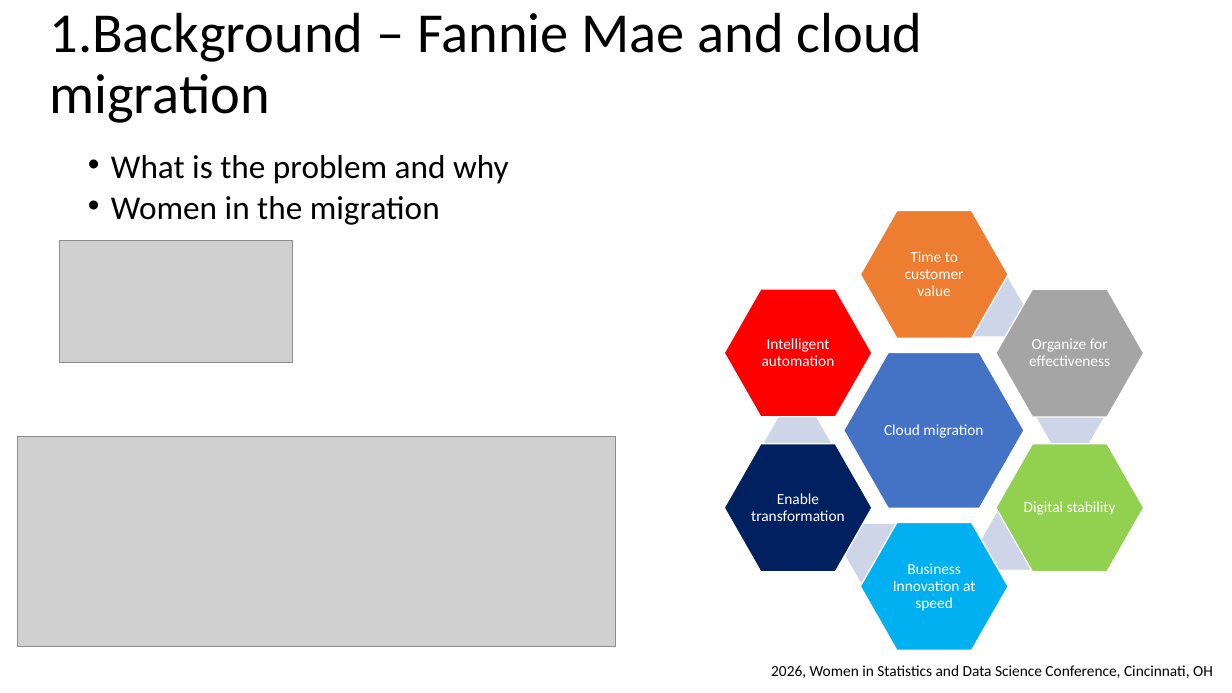
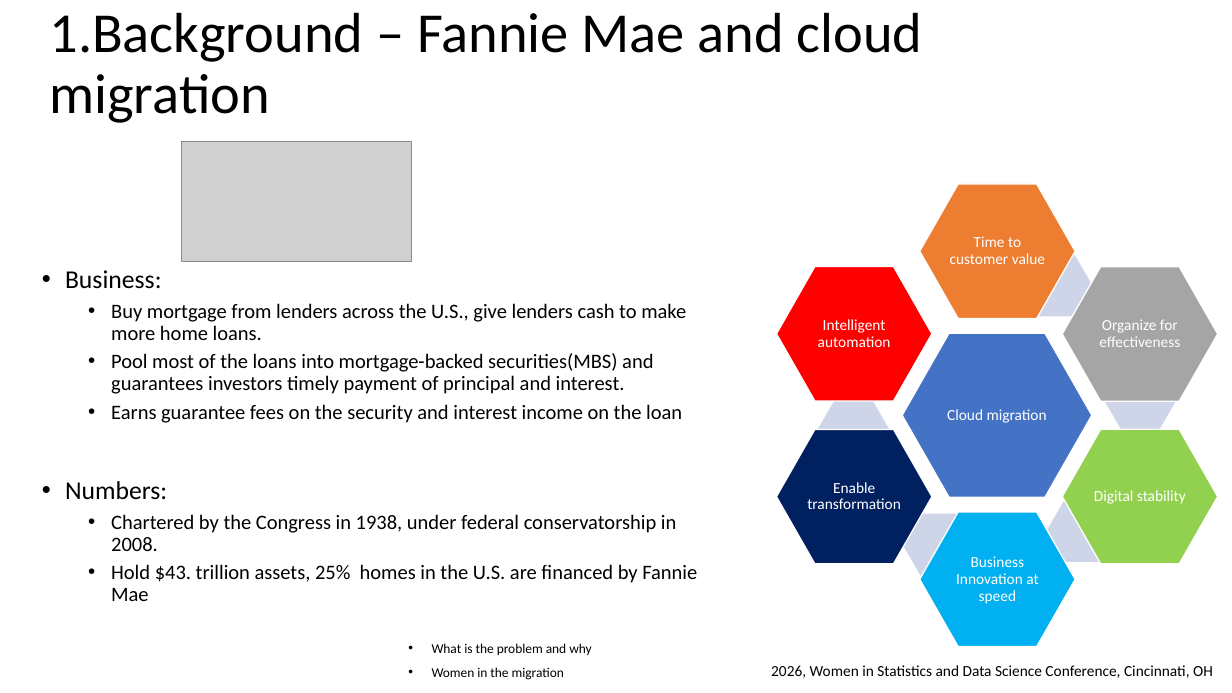
Before and after one commit to wx2123/WSDS-2026-OH, a slide deck: slide 3 of 2026 WSDS - Wujian Xue.pptx. Drawn at 1232x693 pixels with LibreOffice and Linux fonts; fonts in the diff are those of the drawing; grey boxes stand for pictures. Boxes give left, top, right and bottom in pixels: in the first picture for what was removed or moved away, otherwise in the second. Text is boxed around its words. In the diff, an @@ line names an element or a change of style, - is before the commit and + after.

Commit message:
10.16 commit

```diff
--- a/2026 WSDS - Wujian Xue.pptx
+++ b/2026 WSDS - Wujian Xue.pptx
@@ picture resized from (x1=60, y1=240, x2=293, y2=362) to (x1=182, y1=141, x2=411, y2=262) @@
@@ hexagon resized from (x1=860, y1=211, x2=1008, y2=338) to (x1=920, y1=184, x2=1075, y2=319) @@
@@ text "Time to customer value" rewrapped from (x1=905, y1=251, x2=964, y2=296) to (x1=950, y1=236, x2=1045, y2=264) @@
@@ hexagon resized from (x1=725, y1=289, x2=872, y2=417) to (x1=776, y1=266, x2=932, y2=401) @@
@@ hexagon resized from (x1=957, y1=278, x2=1025, y2=336) to (x1=1021, y1=255, x2=1092, y2=317) @@
@@ hexagon resized from (x1=996, y1=289, x2=1144, y2=417) to (x1=1063, y1=267, x2=1218, y2=402) @@
@@ text added at (x1=65, y1=270, x2=697, y2=601), 16 pt, text #000000 @@
+• Business:
+  • Buy mortgage from lenders across the U.S., give lenders cash to make more home loans.
+  • Pool most of the loans into mortgage-backed securities(MBS) and guarantees investors timely payment of principal and interest.
+  • Earns guarantee fees on the security and interest income on the loan
+• Numbers:
+  • Chartered by the Congress in 1938, under federal conservatorship in 2008.
+  • Hold $43. trillion assets, 25% homes in the U.S. are financed by Fannie Mae
@@ text "Intelligent automation" moved from (x1=762, y1=338, x2=835, y2=366) to (x1=818, y1=319, x2=891, y2=347) @@
@@ text "Organize for effectiveness" moved from (x1=1029, y1=338, x2=1110, y2=366) to (x1=1099, y1=319, x2=1180, y2=347) @@
@@ hexagon resized from (x1=844, y1=352, x2=1024, y2=508) to (x1=902, y1=334, x2=1092, y2=498) @@
@@ text "Cloud migration" moved from (x1=884, y1=424, x2=983, y2=438) to (x1=947, y1=409, x2=1047, y2=423) @@
@@ hexagon resized from (x1=1036, y1=387, x2=1104, y2=445) to (x1=1104, y1=370, x2=1176, y2=432) @@
@@ hexagon resized from (x1=763, y1=414, x2=832, y2=472) to (x1=818, y1=398, x2=889, y2=460) @@
@@ picture removed at (x1=18, y1=436, x2=616, y2=647) @@
@@ hexagon resized from (x1=725, y1=444, x2=872, y2=571) to (x1=776, y1=430, x2=932, y2=565) @@
@@ hexagon resized from (x1=996, y1=444, x2=1144, y2=571) to (x1=1063, y1=430, x2=1218, y2=565) @@
@@ text "Enable transformation" moved from (x1=751, y1=493, x2=845, y2=521) to (x1=807, y1=482, x2=901, y2=509) @@
@@ text "Digital stability" moved from (x1=1024, y1=501, x2=1116, y2=515) to (x1=1094, y1=490, x2=1186, y2=504) @@
@@ hexagon resized from (x1=982, y1=511, x2=1050, y2=569) to (x1=1047, y1=500, x2=1118, y2=562) @@
@@ hexagon resized from (x1=844, y1=524, x2=912, y2=582) to (x1=903, y1=514, x2=974, y2=576) @@
@@ hexagon resized from (x1=860, y1=522, x2=1008, y2=650) to (x1=920, y1=512, x2=1075, y2=647) @@
@@ text "Business Innovation at speed" moved from (x1=893, y1=563, x2=975, y2=611) to (x1=956, y1=556, x2=1038, y2=604) @@
@@ text "What is the problem and ..." moved from (x1=111, y1=155, x2=509, y2=225) to (x1=432, y1=643, x2=591, y2=680) @@
@@ text "What is the problem and ..." at (x1=432, y1=643, x2=591, y2=680): size 25.9 to 10.5 pt @@
```
Also in this commit, not shown: 2 other slides changed.
